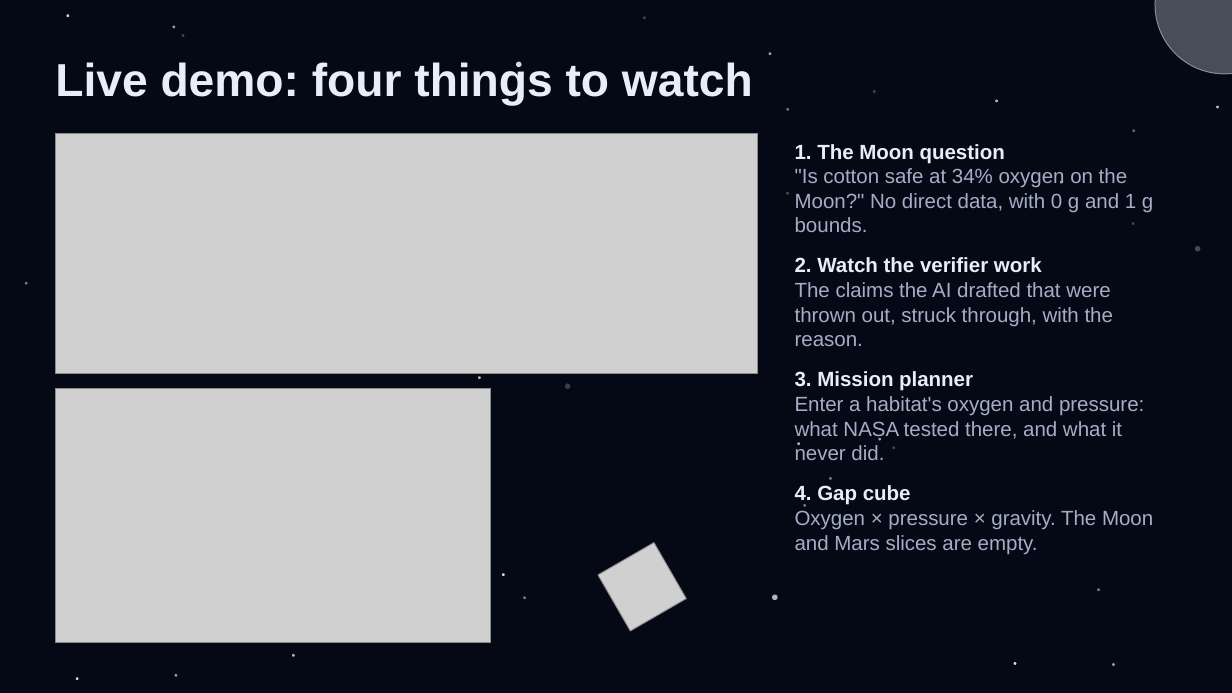
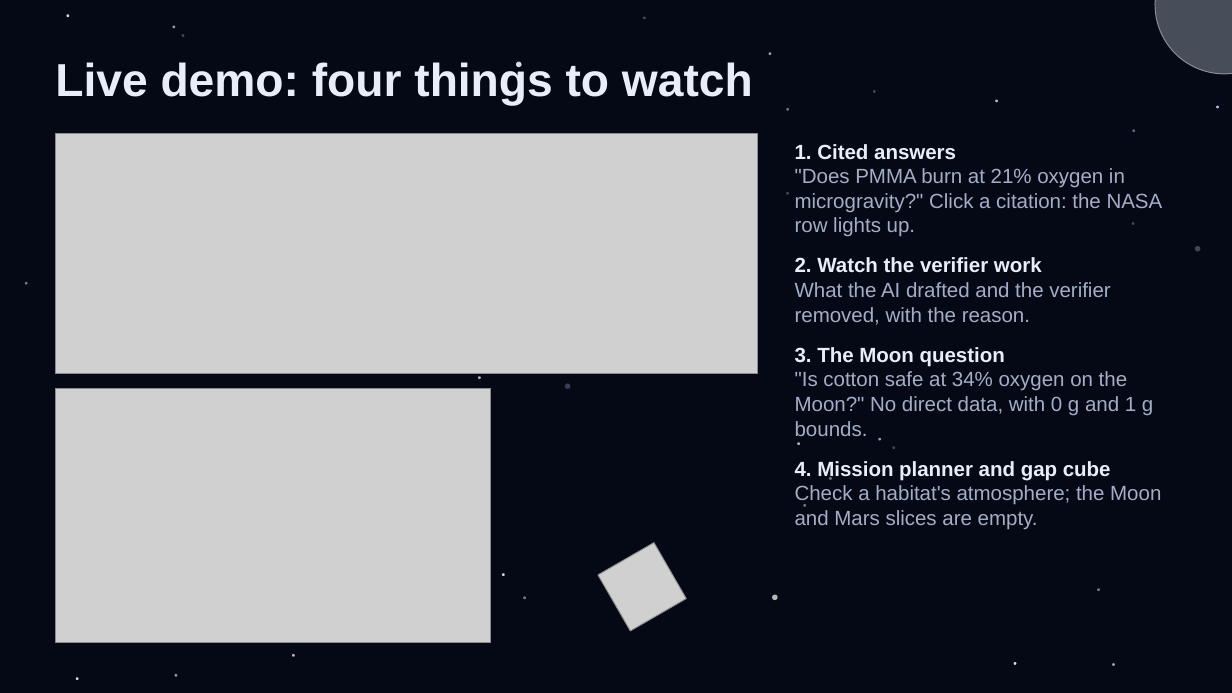
Before and after one commit to ManeeshJupalle/Deep-Dish-Orbit, a slide deck: slide 6 of story/FlameCheck_Slides.pptx. Drawn at 1232x693 pixels with LibreOffice and Linux fonts; fonts in the diff are those of the drawing; grey boxes stand for pictures. Boxes give left, top, right and bottom in pixels: in the first picture for what was removed or moved away, otherwise in the second. Text is boxed around its words. In the diff, an @@ line names an element or a change of style, - is before the commit and + after.

```diff
--- a/story/FlameCheck_Slides.pptx
+++ b/story/FlameCheck_Slides.pptx
@@ text at [795,144,1163,367]: text changed; text colour #E8EDF7 to #A3AEC6; bold off @@
-1. The Moon question
+1. Cited answers
+"Does PMMA burn at 21% oxygen in microgravity?" Click a citation: the NASA row lights up.
+2. Watch the verifier work
+What the AI drafted and the verifier removed, with the reason.
+3. The Moon question
@@ text at [795,461,1161,530]: text changed @@
-2. Watch the verifier work
-The claims the AI drafted that were thrown out, struck through, with the reason.
-3. Mission planner
-Enter a habitat's oxygen and pressure: what NASA tested there, and what it never did.
-4. Gap cube
-Oxygen × pressure × gravity. The Moon and Mars slices are empty.
+4. Mission planner and gap cube
+Check a habitat's atmosphere; the Moon and Mars slices are empty.
```
Also in this commit, not shown: 3 other files.
